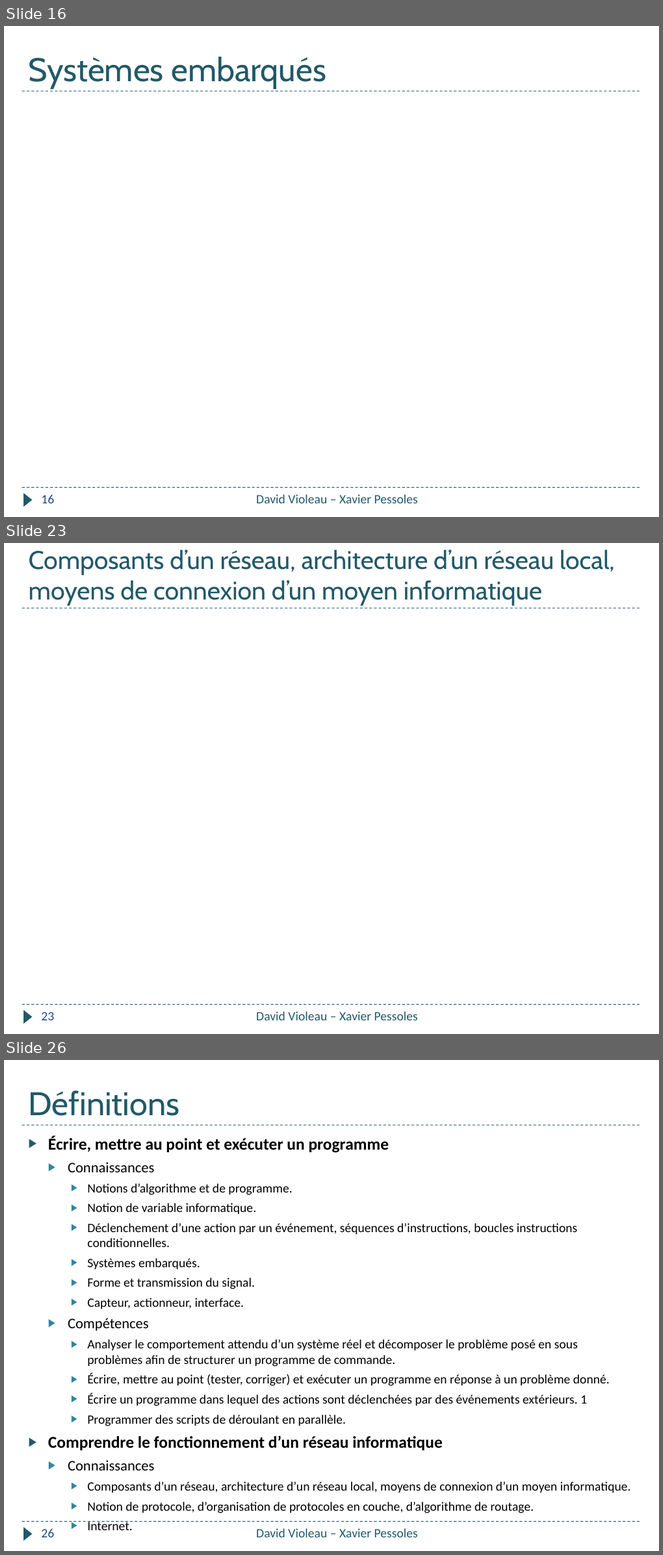
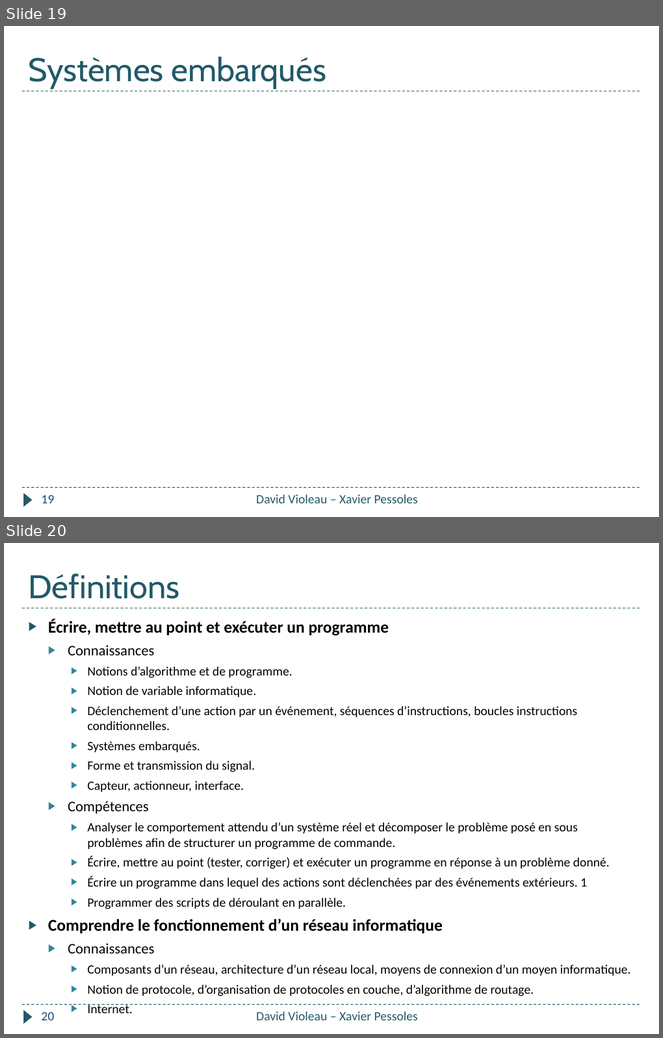
Before and after one commit to xpessoles/Informatique_College, a slide deck: Formation_2018/Quizz_Pomme/Quizz_Pomme.pptx. Shown one above the other, each under a label of ours: slides 16, 23 and 26 before the commit, slides 19 and 20 after it; the slides between them are not shown. The pictures are 663x1555 and 663x1038 pixels, drawn with LibreOffice and Linux fonts; fonts in the diff are those of the drawing. Boxes give left, top, right and bottom in pixels: in the first picture for what was removed or moved away, otherwise in the second. Text is boxed around its words. In the diff, an @@ line names an element or a change of style, - is before the commit and + after.

```diff
--- a/Formation_2018/Quizz_Pomme/Quizz_Pomme.pptx
+++ b/Formation_2018/Quizz_Pomme/Quizz_Pomme.pptx
@@ slide 23 removed at (4, 543, 659, 1034), background #FFFFFF; not listed: 3 template elements that a slide beside it also shows @@
@@ title removed at (29, 549, 615, 605) @@
-Composants d’un réseau, architecture d’un réseau local, moyens de connexion d’un moyen informatique
@@ page number removed at (41, 1012, 54, 1021) @@
-23
@@ text removed at (256, 1012, 418, 1021) @@
-David Violeau – Xavier Pessoles
@@ what was slide 16 is now slide 19 @@
@@ page number at (41, 495, 54, 504): text changed @@
-16
+19
@@ what was slide 26 is now slide 20 @@
@@ page number at (41, 1012, 54, 1021): text changed @@
-26
+20
```
Also in this commit, not shown: 7 slides changed, 2 slides added, 7 other slides removed.
